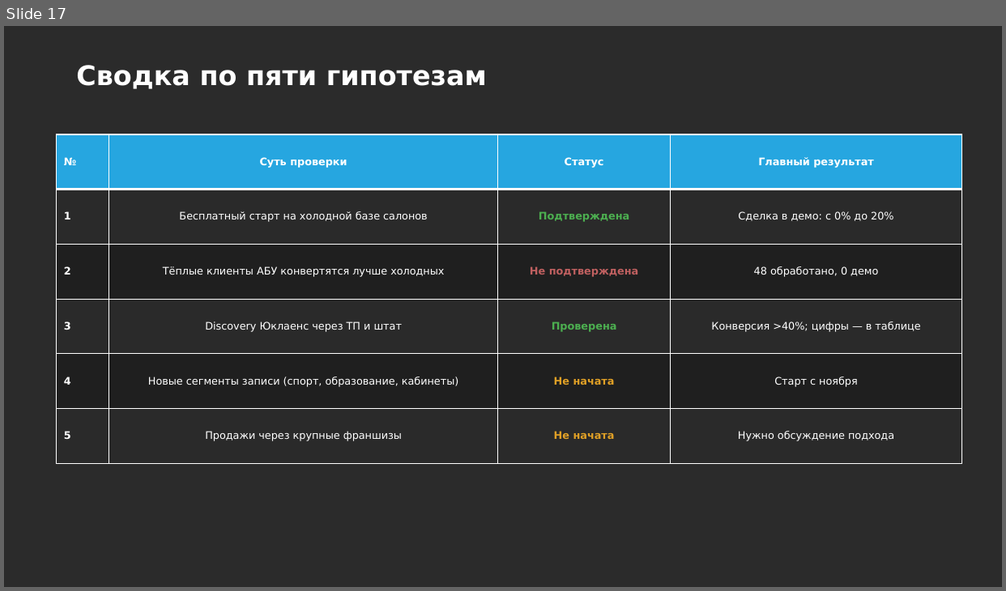
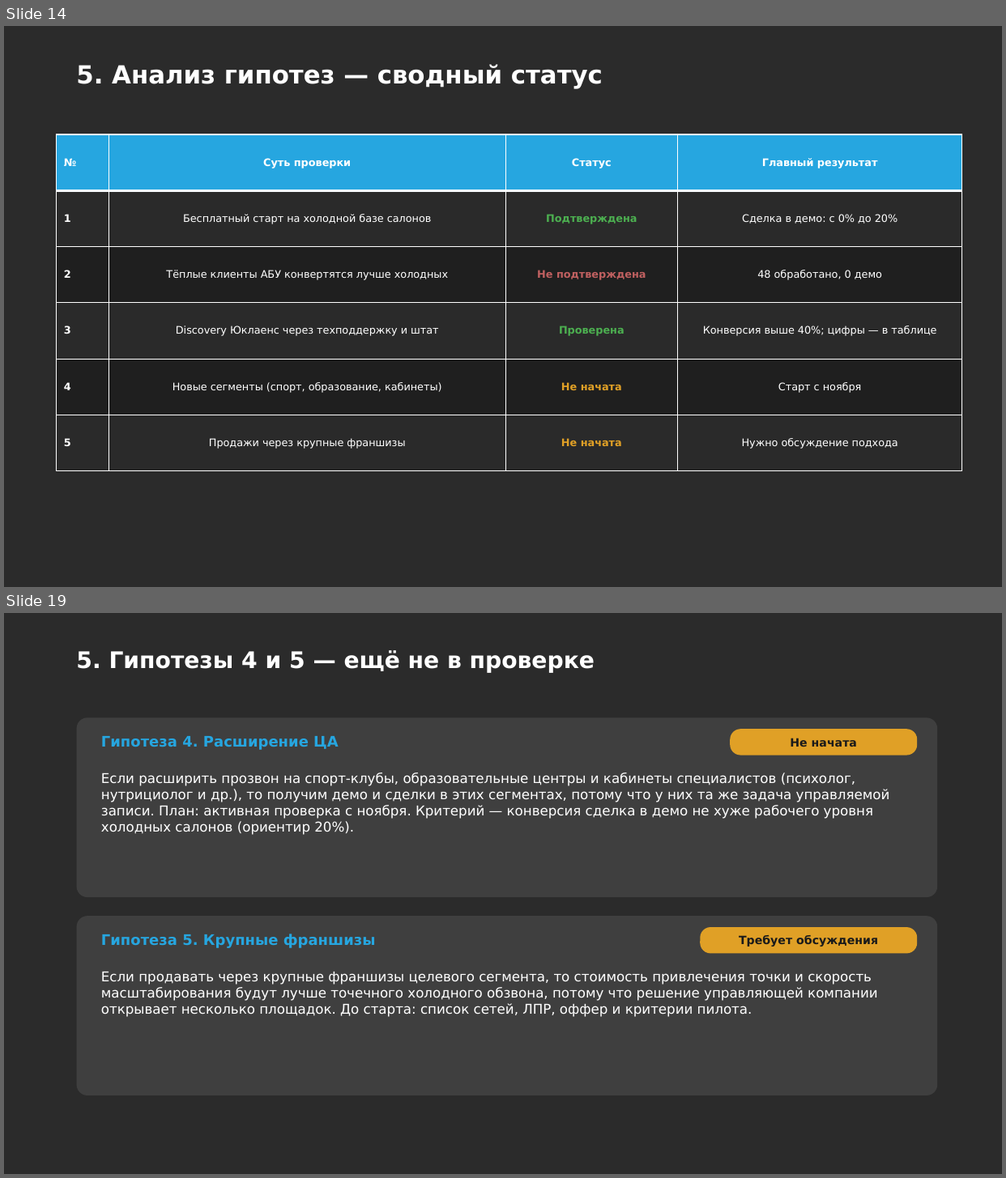
Before and after one commit to daaanilNikonov/for-lisa, a slide deck: presentation/Блиц-запись_Отчет_по_гипотезам.pptx. Shown one above the other, each under a label of ours: slide 17 before the commit, slides 14 and 19 after it; the slides between them are not shown. The pictures are 1006x591 and 1006x1178 pixels, drawn with LibreOffice and Linux fonts; fonts in the diff are those of the drawing; background and template pictures are left out; a plain dark background stands for a picture behind light text. Boxes give left, top, right and bottom in pixels: in the first picture for what was removed or moved away, otherwise in the second. Text is boxed around its words. In the diff, an @@ line names an element or a change of style, - is before the commit and + after.

```diff
--- a/presentation/Блиц-запись_Отчет_по_гипотезам.pptx
+++ b/presentation/Блиц-запись_Отчет_по_гипотезам.pptx
@@ slide 19 added at (x1=4, y1=613, x2=1002, y2=1174), background picture (left out) @@
@@ title added at (x1=76, y1=650, x2=594, y2=673), 22 pt, text #FFFFFF, bold @@
+5. Гипотезы 4 и 5 — ещё не в проверке
@@ rounded rectangle added at (x1=77, y1=717, x2=938, y2=897), fill #3F3F3F @@
@@ rounded rectangle added at (x1=731, y1=729, x2=918, y2=756), fill #E0A026 @@
@@ text added at (x1=101, y1=736, x2=339, y2=750), 14 pt, text #26A6E0, bold @@
+Гипотеза 4. Расширение ЦА
@@ text added at (x1=790, y1=738, x2=857, y2=747), 11 pt, text #1A1A1A, bold @@
+Не начата
@@ text added at (x1=101, y1=773, x2=890, y2=835), 13 pt, text #FFFFFF @@
+Если расширить прозвон на спорт-клубы, образовательные центры и кабинеты специалистов (психолог, нутрициолог и др.), то получим демо и сделки в этих сегментах, потому что у них та же задача управляемой записи. План: активная проверка с ноября. Критерий — конверсия сделка в демо не хуже рабочего уровня холодных салонов (ориентир 20%).
@@ rounded rectangle added at (x1=77, y1=916, x2=938, y2=1096), fill #3F3F3F @@
@@ rounded rectangle added at (x1=701, y1=927, x2=918, y2=954), fill #E0A026 @@
@@ text added at (x1=101, y1=934, x2=376, y2=948), 14 pt, text #26A6E0, bold @@
+Гипотеза 5. Крупные франшизы
@@ text added at (x1=739, y1=935, x2=878, y2=947), 11 pt, text #1A1A1A, bold @@
+Требует обсуждения
@@ text added at (x1=101, y1=972, x2=877, y2=1017), 13 pt, text #FFFFFF @@
+Если продавать через крупные франшизы целевого сегмента, то стоимость привлечения точки и скорость масштабирования будут лучше точечного холодного обзвона, потому что решение управляющей компании открывает несколько площадок. До старта: список сетей, ЛПР, оффер и критерии пилота.
@@ what was slide 17 is now slide 14 @@
@@ slide 14 changed as well @@
@@ title at (x1=76, y1=64, x2=603, y2=89): text changed; size 26 to 24 pt @@
-Сводка по пяти гипотезам
+5. Анализ гипотез — сводный статус
@@ table at (x1=57, y1=135, x2=962, y2=472) @@
-row 4, column 2: Discovery Юклаенс через ТП и штат
+row 4, column 2: Discovery Юклаенс через техподдержку и штат
-row 4, column 4: Конверсия >40%; цифры — в таблице
+row 4, column 4: Конверсия выше 40%; цифры — в таблице
-row 5, column 2: Новые сегменты записи (спорт, образование, кабинеты)
+row 5, column 2: Новые сегменты (спорт, образование, кабинеты)
```
Also in this commit, not shown: 1 other slide changed, 18 other slides added, 16 slides removed, 5 other files.
